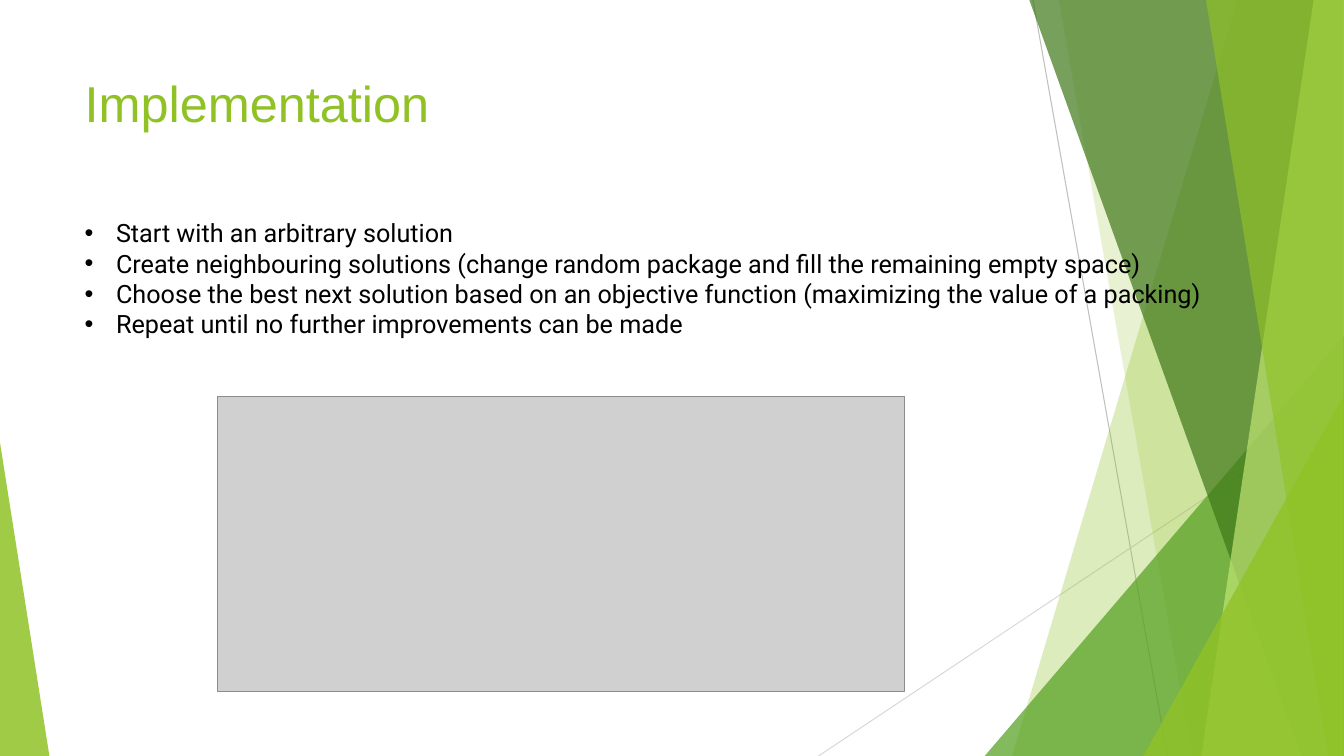
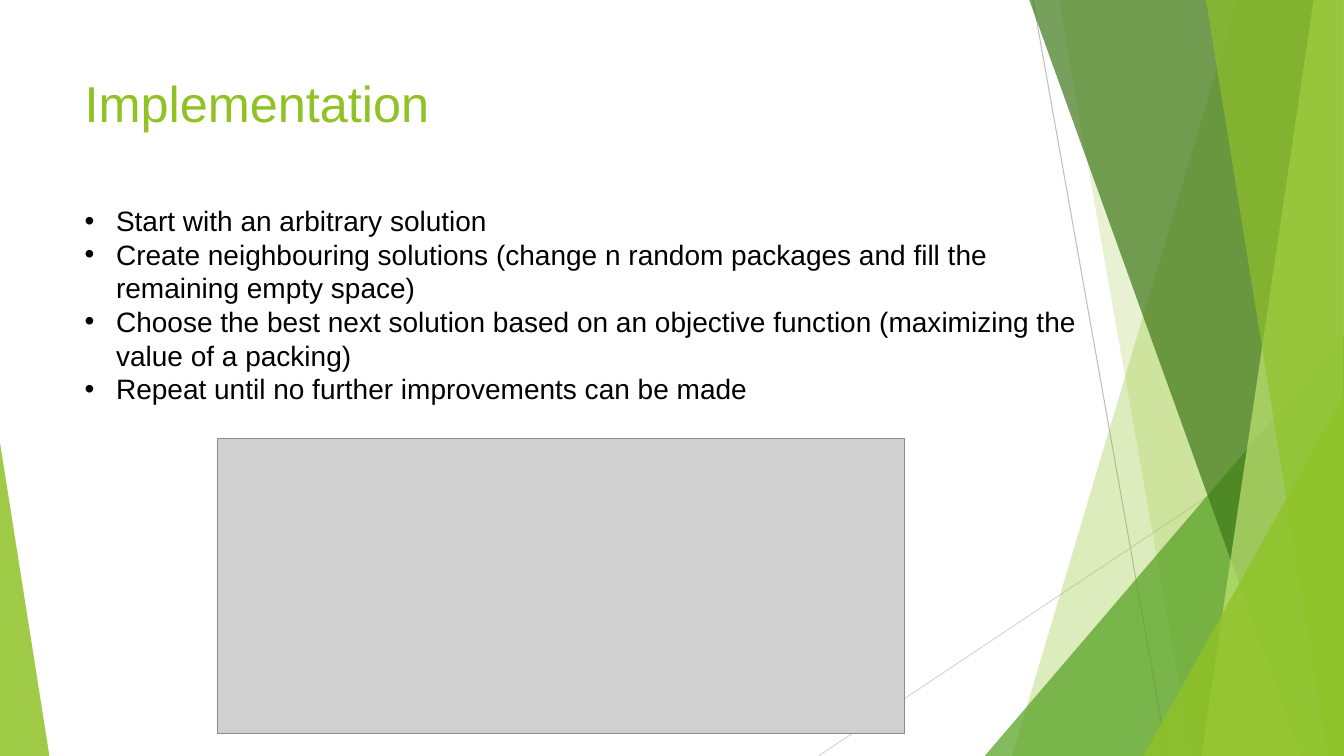
Before and after one commit to swengeler/PP3, a slide deck: slide 11 of Report, presentation and related stuff/Knapsack_problem.pptx. Drawn at 1344x756 pixels with LibreOffice and Linux fonts; fonts in the diff are those of the drawing; grey boxes stand for pictures. Boxes give left, top, right and bottom in pixels: in the first picture for what was removed or moved away, otherwise in the second. Text is boxed around its words. In the diff, an @@ line names an element or a change of style, - is before the commit and + after.

```diff
--- a/Report, presentation and related stuff/Knapsack_problem.pptx
+++ b/Report, presentation and related stuff/Knapsack_problem.pptx
@@ text "Start with an arbitrary solution": place and size @@
-text "Start with an arbitrary solution" at [116, 223, 1201, 338]
+text "Start with an arbitrary solution" at [116, 210, 1075, 404]
@@ text at [116, 210, 1075, 404]: size 18 to 20 pt, font Roboto to Arial in "Start with an arbitrary solution", "Choose the best next solution based on ...", "Repeat until no further improvements can be ..." @@
@@ text at [116, 244, 987, 304]: text changed; size 18 to 20 pt; font Roboto to Arial @@
-• Create neighbouring solutions (change random package and fill the remaining empty space)
+• Create neighbouring solutions (change n random packages and fill the remaining empty space)
@@ picture: place and size @@
-picture at [218, 396, 905, 691]
+picture at [218, 439, 905, 733]
```
Also in this commit, not shown: 5 other slides changed, 1 other file.
